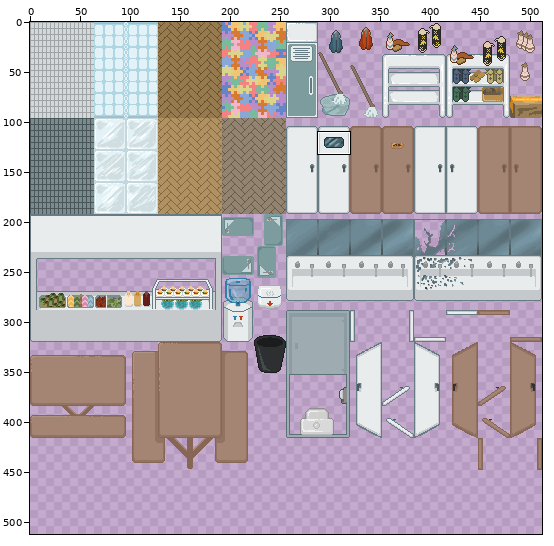
One commit to this sprite sheet: Assets/Sprites/Definitivos/Pixel/Tiles B.png. The picture above shows the old version from afar; the outline marks the close-up.
Close-up. As it was:
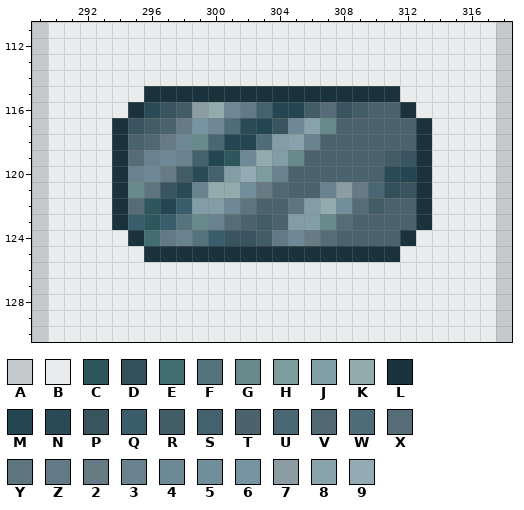
The file is 512x512 pixels. Pixels under 10% opacity are left out. Colours within 5 levels of each other are drawn and written as one. Shown: x 289..318, y 111..130. The commit also changed other parts of the picture, which this record leaves out.
Palette (. is transparent): A #c5c9cb  B #e9eced  C #2e565d  D #32505a  E #426d71  F #54737d  G #698a8c  H #7c9c9e  J #819da5  K #92abad  L #1a323b  M #244652  N #2a4a56  P #38545f  Q #395d6a  R #435d67  S #43626d  T #4b636c  U #496772  V #506872  W #4f6d78  X #566c76  Y #5d757f  Z #617a85  2 #677b84  3 #68828e  4 #6d8995  5 #718e9b  6 #7694a1  7 #8b9ca3  8 #88a2ab  9 #92abb4
Pixels before, first column x 289:
111 ABBBBBBBBBBBBBBBBBBBBBBBBBBBBA
112 ABBBBBBBBBBBBBBBBBBBBBBBBBBBBA
113 ABBBBBBBBBBBBBBBBBBBBBBBBBBBBA
114 ABBBBBBBBBBBBBBBBBBBBBBBBBBBBA
115 ABBBBBBLLLLLLLLLLLLLLLLBBBBBBA
116 ABBBBBLNPR7K4ZSMMRXPRTTLBBBBBA
117 ABBBBLPRT264WNMP48GTTTTTLBBBBA
118 ABBBBLTV24GUMMWJ83TTTTTTLBBBBA
119 ABBBBLX343SMC4KJGTTTTTRPLBBBBA
120 ABBBBL342RNSJ9H3TTTTTTNMLBBBBA
121 ABBBBLGYPN3KK52VTT372UDPLBBBBA
122 ABBBBLXCMQJJ4YTTYJK5XRTTLBBBBA
123 ABBBBLQCQFG3XTRTJJGXTTTTLBBBBA
124 ABBBBBLEZ3FQPPRZ42XTTTTLBBBBBA
125 ABBBBBBLLLLLLLLLLLLLLLLBBBBBBA
126 ABBBBBBBBBBBBBBBBBBBBBBBBBBBBA
127 ABBBBBBBBBBBBBBBBBBBBBBBBBBBBA
128 ABBBBBBBBBBBBBBBBBBBBBBBBBBBBA
129 ABBBBBBBBBBBBBBBBBBBBBBBBBBBBA
130 ABBBBBBBBBBBBBBBBBBBBBBBBBBBBA
Now the later version:
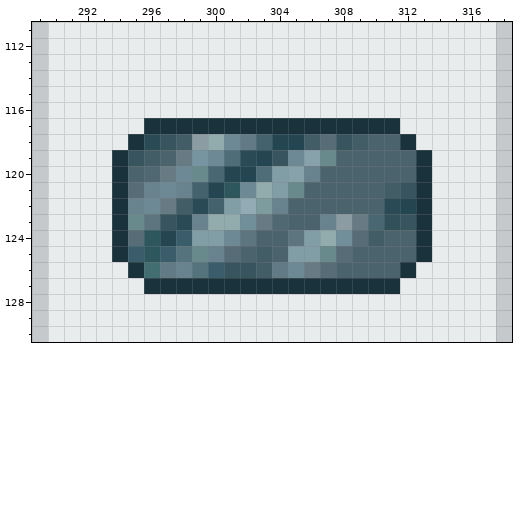
Difference:
Changed rows in their new state; - is an unchanged pixel.
first column x 294:
115 --BBBBBBBBBBBBBBBB--
116 -BBBBBBBBBBBBBBBBBB-
117 BBLLLLLLLLLLLLLLLLBB
118 BLNPR7K4ZSMMRXPR--LB
119 -PRT264WNMP48G---TT-
120 -TV-4GUMMWJ83----TT-
121 -X343SMC4KJG-TTTTR--
122 -342RNSJ9H3TTTTTTNM-
123 -GYPN3KK52VTT372UDP-
124 LXCMQJJ4YTTYJK5XR-TL
125 LQCQFG3XTRTJJGXTTTTL
126 -LEZ3FQPPRZ42XTTTTL-
127 --LLLLLLLLLLLLLLLL--
